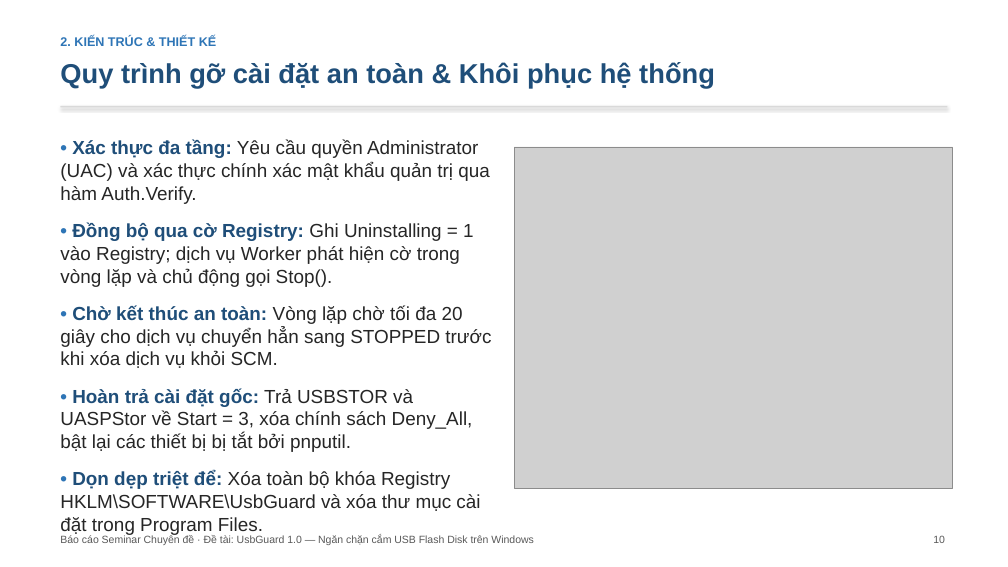
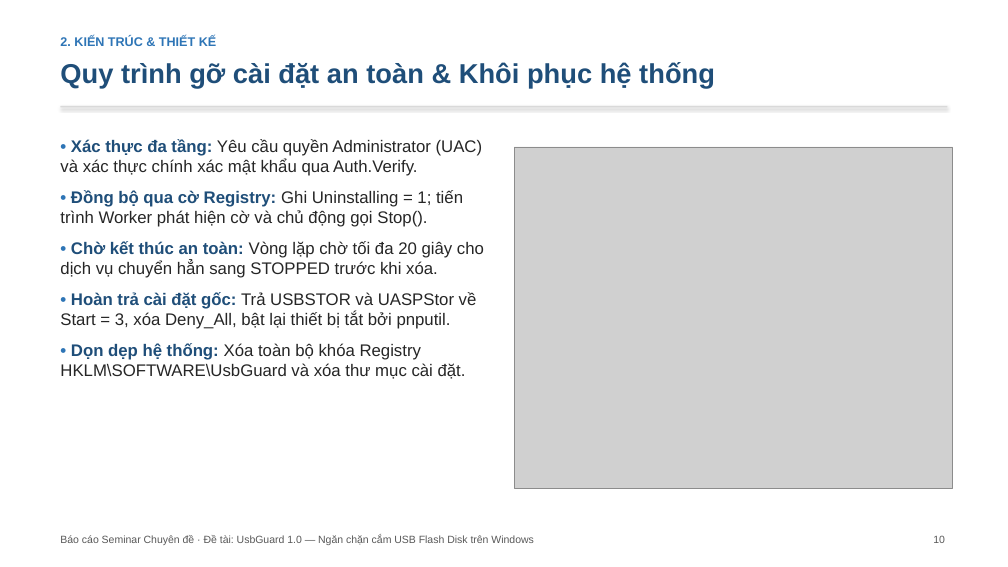
Before and after one commit to hungphamwp/usbguard, a slide deck: slide 10 of slide/SLIDE-UsbGuard.pptx. Drawn at 1008x567 pixels with LibreOffice and Linux fonts; fonts in the diff are those of the drawing; grey boxes stand for pictures. Boxes give left, top, right and bottom in pixels: in the first picture for what was removed or moved away, otherwise in the second. Text is boxed around its words. In the diff, an @@ line names an element or a change of style, - is before the commit and + after.

```diff
--- a/slide/SLIDE-UsbGuard.pptx
+++ b/slide/SLIDE-UsbGuard.pptx
@@ text at [60,139,484,379]: text changed; size 18 to 16 pt @@
-• Xác thực đa tầng: Yêu cầu quyền Administrator (UAC) và xác thực chính xác mật khẩu quản trị qua hàm Auth.Verify.
-• Đồng bộ qua cờ Registry: Ghi Uninstalling = 1 vào Registry; dịch vụ Worker phát hiện cờ trong vòng lặp và chủ động gọi Stop().
-• Chờ kết thúc an toàn: Vòng lặp chờ tối đa 20 giây cho dịch vụ chuyển hẳn sang STOPPED trước khi xóa dịch vụ khỏi SCM.
-• Hoàn trả cài đặt gốc: Trả USBSTOR và UASPStor về Start = 3, xóa chính sách Deny_All, bật lại các thiết bị bị tắt bởi pnputil.
-• Dọn dẹp triệt để: Xóa toàn bộ khóa Registry HKLM\SOFTWARE\UsbGuard và xóa thư mục cài đặt trong Program Files.
+• Xác thực đa tầng: Yêu cầu quyền Administrator (UAC) và xác thực chính xác mật khẩu qua Auth.Verify.
+• Đồng bộ qua cờ Registry: Ghi Uninstalling = 1; tiến trình Worker phát hiện cờ và chủ động gọi Stop().
+• Chờ kết thúc an toàn: Vòng lặp chờ tối đa 20 giây cho dịch vụ chuyển hẳn sang STOPPED trước khi xóa.
+• Hoàn trả cài đặt gốc: Trả USBSTOR và UASPStor về Start = 3, xóa Deny_All, bật lại thiết bị tắt bởi pnputil.
+• Dọn dẹp hệ thống: Xóa toàn bộ khóa Registry HKLM\SOFTWARE\UsbGuard và xóa thư mục cài đặt.
```
Also in this commit, not shown: 14 other slides changed, 11 other files.
